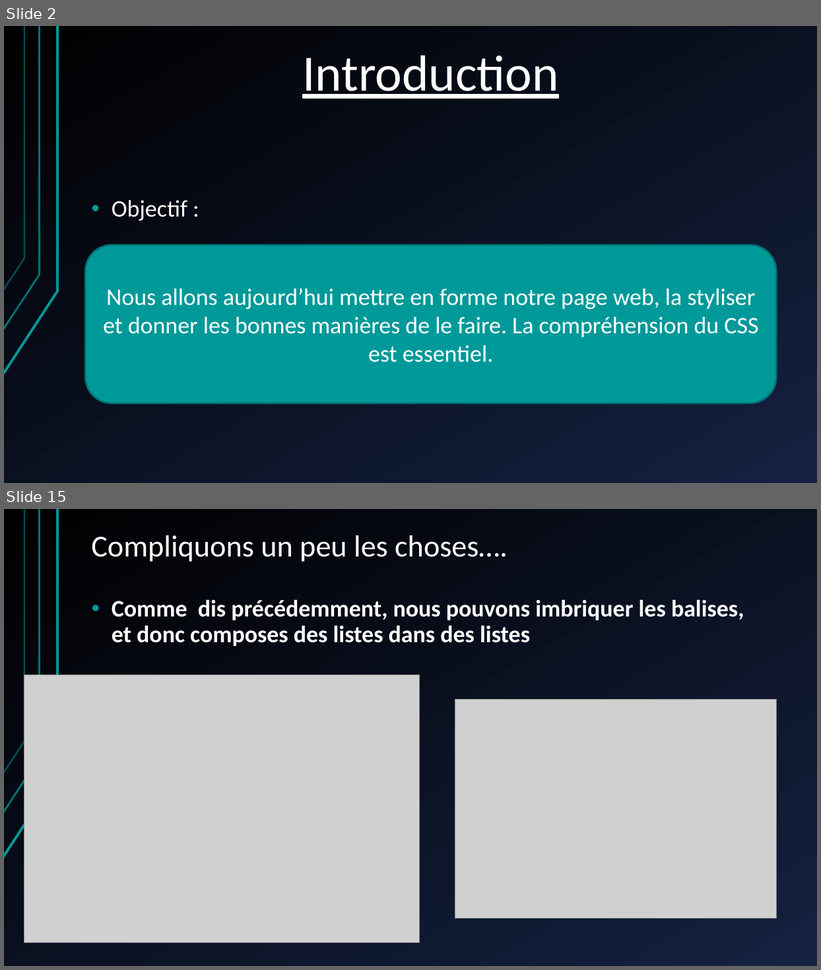
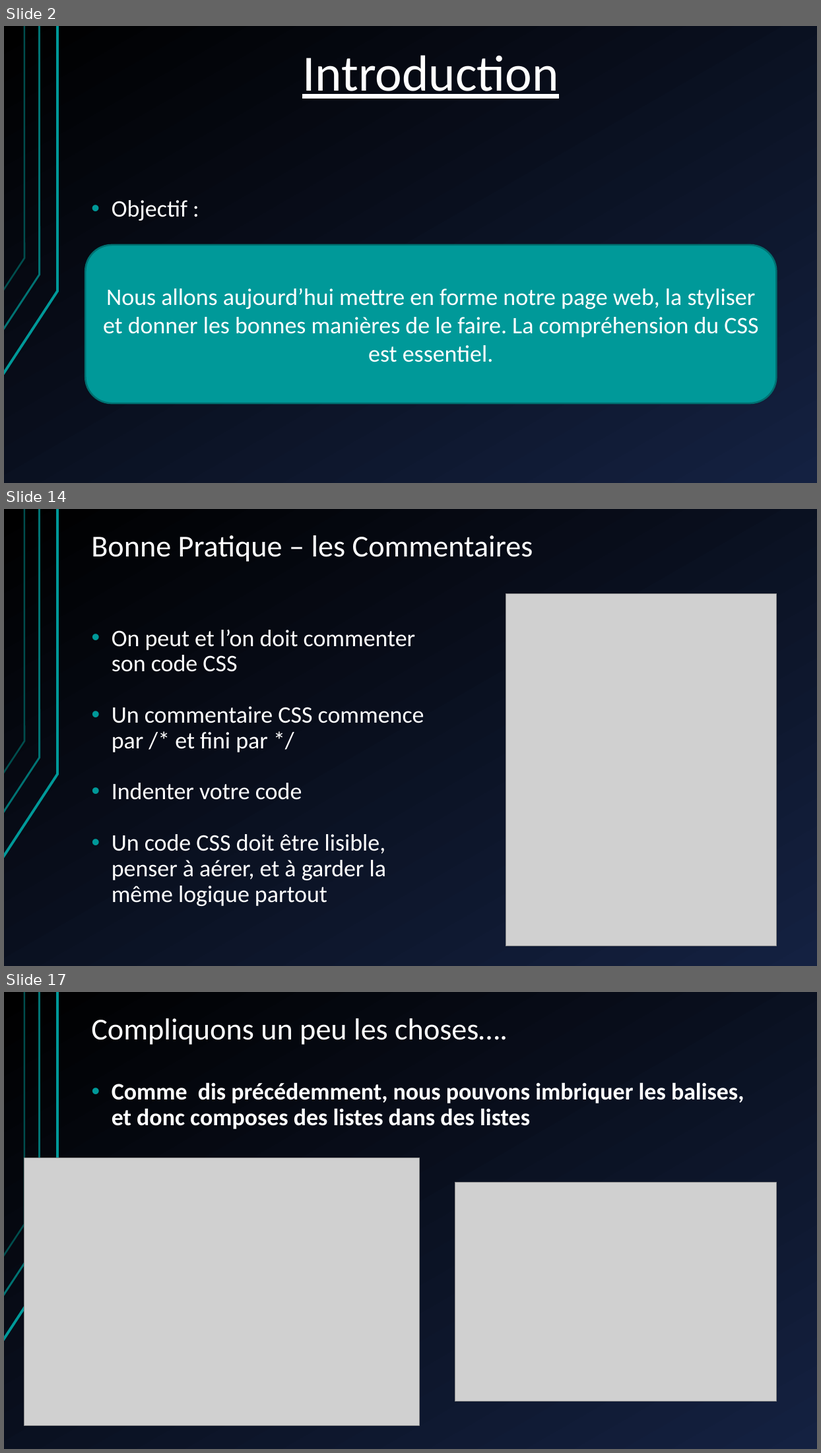
Before and after one commit to shyne99/formation-web, a slide deck: Seance 2 HTML CSS PHP.pptx. Shown one above the other, each under a label of ours: slides 2 and 15 before the commit, slides 2, 14 and 17 after it; the slides between them are not shown. The pictures are 821x970 and 821x1453 pixels, drawn with LibreOffice and Linux fonts; fonts in the diff are those of the drawing; grey boxes stand for pictures. Boxes give left, top, right and bottom in pixels: in the first picture for what was removed or moved away, otherwise in the second. Text is boxed around its words. In the diff, an @@ line names an element or a change of style, - is before the commit and + after.

```diff
--- a/Seance 2 HTML CSS PHP.pptx
+++ b/Seance 2 HTML CSS PHP.pptx
@@ slide 14 added at <box>4,509,817,966</box>, background gradient #142141 to #000000; not listed: 3 template elements that a slide beside it also shows @@
@@ title added at <box>91,535,533,562</box>, 36 pt, text #FFFFFF @@
+Bonne Pratique – les Commentaires
@@ picture added at <box>506,593,777,947</box> @@
@@ text added at <box>112,630,424,906</box>, 28 pt, text #FFFFFF @@
+• On peut et l’on doit commenter son code CSS
+• Un commentaire CSS commence par /* et fini par */
+• Indenter votre code
+• Un code CSS doit être lisible, penser à aérer, et à garder la même logique partout
@@ what was slide 15 is now slide 17 @@
```
Also in this commit, not shown: 10 slides changed, 11 other slides added, 8 slides removed.
